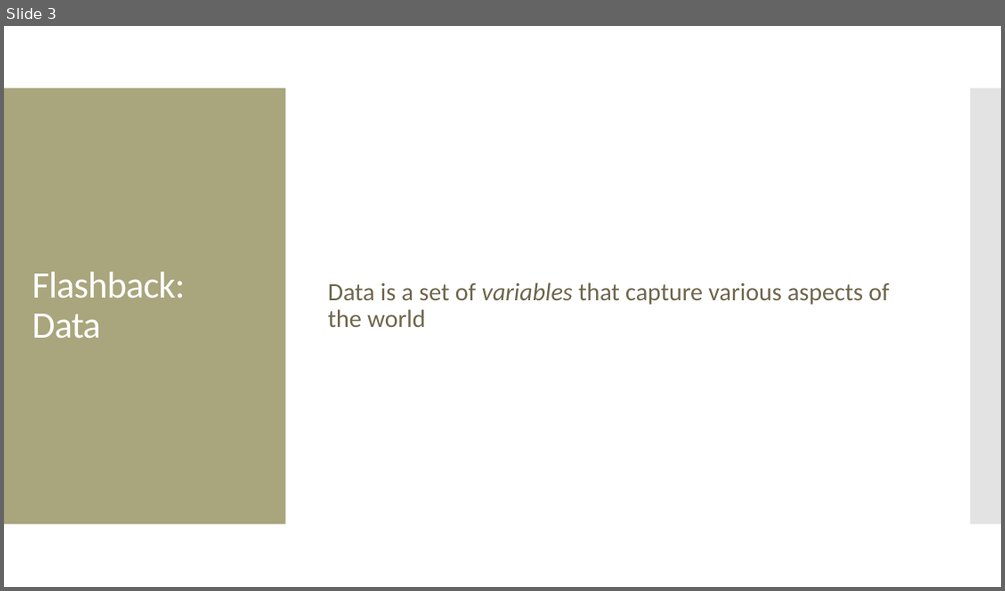
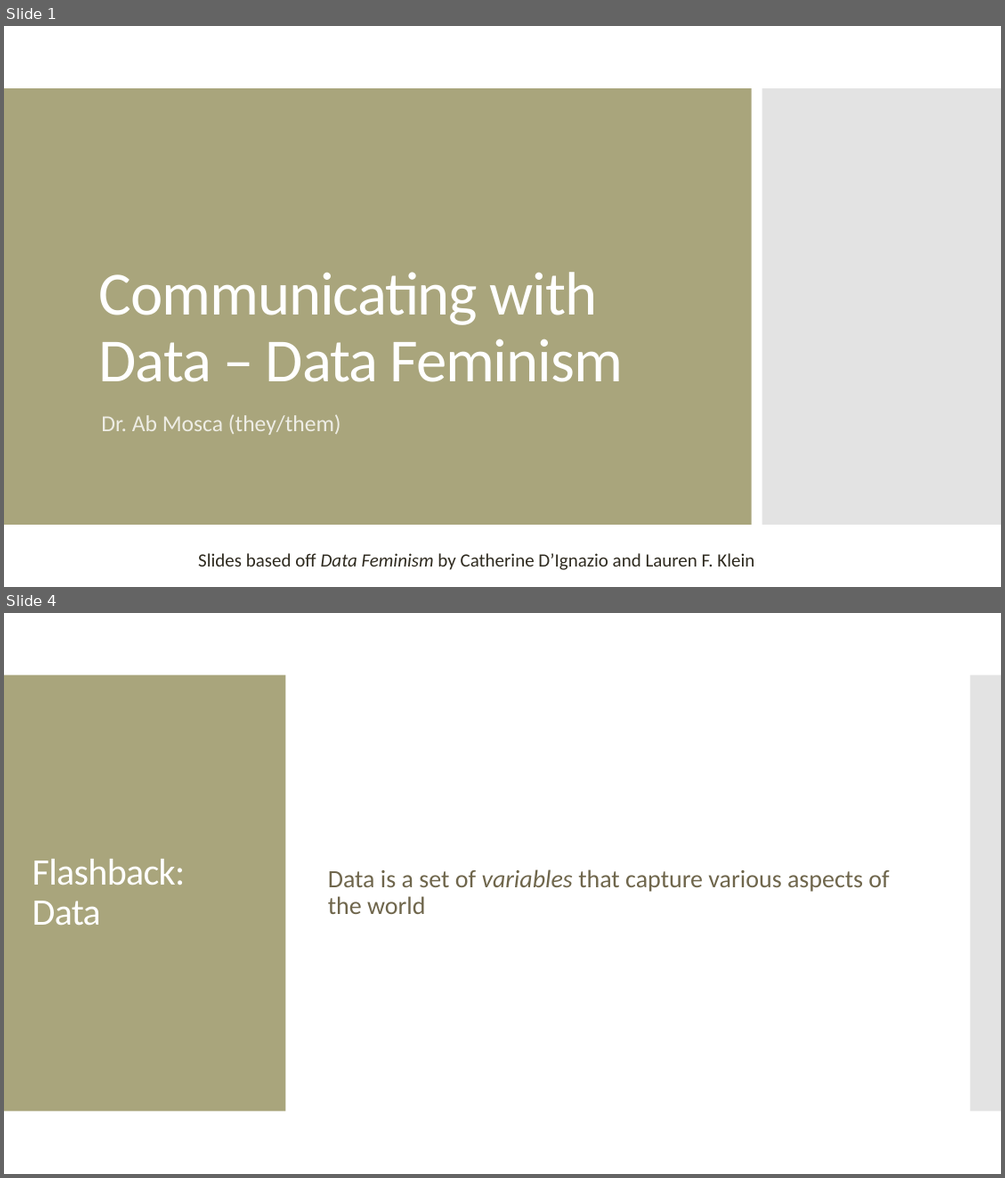
Before and after one commit to amosca01/SDS-CSC109, a slide deck: slides/02-data-feminism.pptx. Shown one above the other, each under a label of ours: slide 3 before the commit, slides 1 and 4 after it; the slides between them are not shown. The pictures are 1005x591 and 1005x1178 pixels, drawn with LibreOffice and Linux fonts; fonts in the diff are those of the drawing. Boxes give left, top, right and bottom in pixels: in the first picture for what was removed or moved away, otherwise in the second. Text is boxed around its words. In the diff, an @@ line names an element or a change of style, - is before the commit and + after.

```diff
--- a/slides/02-data-feminism.pptx
+++ b/slides/02-data-feminism.pptx
@@ slide 1 added at bbox=[4, 26, 1001, 587], background #FFFFFF @@
@@ rectangle added at bbox=[4, 88, 752, 524], fill #A9A57C @@
@@ rectangle added at bbox=[762, 88, 1001, 524], fill #C8C8C8 at 50% opacity @@
@@ title added at bbox=[99, 272, 623, 382], 59 pt, text #FFFFFF @@
+Communicating with Data – Data Feminism
@@ subtitle added at bbox=[101, 414, 341, 435], 22 pt, text #EEEDE5 @@
+Dr. Ab Mosca (they/them)
@@ text added at bbox=[198, 553, 754, 570], 18 pt, text #2F2B20 @@
+Slides based off Data Feminism by Catherine D’Ignazio and Lauren F. Klein
@@ what was slide 3 is now slide 4 @@
```
Also in this commit, not shown: 5 slides changed, 1 other slide added, 1 slide removed, 6 other files.
